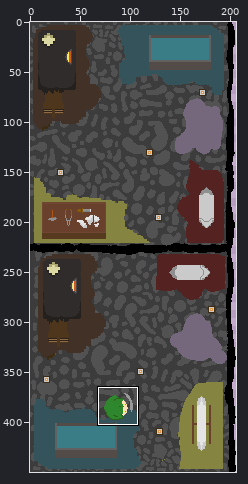
Two versions of one sprite sheet, Assets/Art/castle_full_render.png. The picture above shows the old version from afar; the outline marks the close-up.
Close-up. Before the edit:
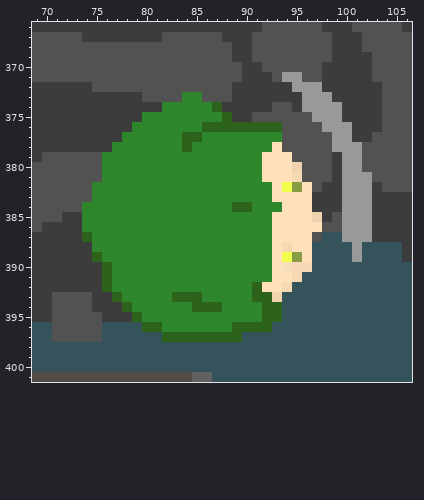
The file is 206x450 pixels. Colours within 5 levels of each other are drawn and written as one. Shown: x 69..106, y 366..401.
The same view after the edit:
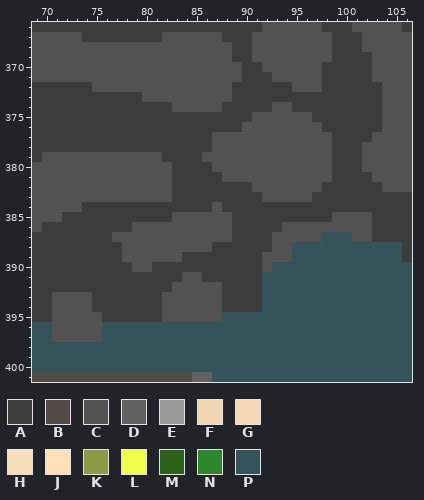
Palette (. is transparent): A #3c3c3c  B #524b48  C #525252  D #626161  E #999999  F #f0d3af  G #f6d9b4  H #f8dfbb  J #ffe0b9  K #899c45  L #f0ff4c  M #2d621a  N #2e872d  P #35535b
Commit: Took player baked sprite off of castle
From old to new:
@@ x 69..106 @@
 370 CCCCCCCCCCCCCCCCCCCCCAACCCCCCAAAAACCCC
-371 CCCCCCCCCCCCCCCCCCCCCAAACEECCAAAAACCCC
-372 AAAAAACCCCCCCCCCCCCCAAAAAAEEEAAAAAACCC
-373 AAAAAAAAAAACCCCNNCCCAAAAAAAEEEAAAAACCC
-374 AAAAAAAAAAAAANNNNNMAAAAACCAEEEEAAAACCC
-375 AAAAAAAAAAANNNNNNNNMAACCCCCCEEEAAAACCC
-376 AAAAAAAAAANNNNNNNMMMMMMMMCCCCEEEAAACCC
-377 AAAAAAAAANNNNNNMMNNNNNNNNCCCCCEEAACCCC
-378 AAAAAAAANNNNNNNMNNNNNNNNJCCCCCEEECCCCC
-379 ACCCCCCNNNNNNNNNNNNNNNNJJJCCCCAEECCCCC
-380 CCCCCCCNNNNNNNNNNNNNNNNJJJFCCCAEECCCCC
-381 CCCCCCCNNNNNNNNNNNNNNNNJJJGCCCAEEECCCC
-382 CCCCCCNNNNNNNNNNNNNNNNNNJLKJCAAEEEACCC
-383 CCCCCCNNNNNNNNNNNNNNNNNNJJJJAAAEEEAAAA
-384 CCCCCNNNNNNNNNNNNNNNMMNNNJJJAAAEEEAAAA
-385 CCCAANNNNNNNNNNNNNNNNNNNJJJJFACEEEAAAA
-386 CAAAANNNNNNNNNNNNNNNNNNNJJJJJCCEEEAAAA
-387 AAAAAMNNNNNNNNNNNNNNNNNNJJJJCPPEEEAAAA
-388 AAAAAANNNNNNNNNNNNNNNNNNJGJJPPPPEPPPPA
-389 AAAAAAMNNNNNNNNNNNNNNNNNJLKJPPPPEPPPPA
-390 AAAAAAAMNNNNNNNNNNNNNNNNJHGGPPPPPPPPPP
-391 AAAAAAAMNNNNNNNNNNNNNNNNJJGPPPPPPPPPPP
-392 AAAAAAAMNNNNNNNNNNNNNNMJJGPPPPPPPPPPPP
-393 AACCCCAAMNNNNNMMMNNNNNMMFPPPPPPPPPPPPP
-394 AACCCCAAAMNNNNNNMMMNNNNMMPPPPPPPPPPPPP
-395 AACCCCCAAAMNNNNNNNNNNNNMMPPPPPPPPPPPPP
-396 PPCCCCCPPPPMMNNNNNNNMMMMPPPPPPPPPPPPPP
-397 PPCCCCCPPPPPPMMMMMMMMPPPPPPPPPPPPPPPPP
+371 CCCCCCCCCCCCCCCCCCCCCAAACCCCCAAAAACCCC
+372 AAAAAACCCCCCCCCCCCCCAAAAAACCCAAAAAACCC
+373 AAAAAAAAAAACCCCCCCCCAAAAAAAAAAAAAAACCC
+374 AAAAAAAAAAAAAACCCCCAAAAACCAAAAAAAAACCC
+375 AAAAAAAAAAAAAAAAAAAAAACCCCCCAAAAAAACCC
+376 AAAAAAAAAAAAAAAAAAAAACCCCCCCCAAAAAACCC
+377 AAAAAAAAAAAAAAAAAACCCCCCCCCCCCAAAACCCC
+378 AAAAAAAAAAAAAAAAAACCCCCCCCCCCCAAACCCCC
+379 ACCCCCCCCCCCCAAAACCCCCCCCCCCCCAAACCCCC
+380 CCCCCCCCCCCCCCAAAACCCCCCCCCCCCAAACCCCC
+381 CCCCCCCCCCCCCCAAAAACCCCCCCCCCCAAAACCCC
+382 CCCCCCCCCCCCCCAAAAAAAACCCCCCCAAAAAACCC
+383 CCCCCCCCCCCCCCAAAAAAAAACCCCCAAAAAAAAAA
+384 CCCCCAAAAAAAAAAAAACAAAAAAAAAAAAAAAAAAA
+385 CCCAAAAAAAAAAACCCCCCAAAAAAAAAACCCCAAAA
+386 CAAAAAAAAACCCCCCCCCCAAAAACCCCCCCCCAAAA
+387 AAAAAAAACCCCCCCCCCCCAAAACCCCCPPPCCAAAA
+388 AAAAAAAAACCCCCCCCCAAAAAACCPPPPPPPPPPPA
+389 AAAAAAAAACCCCCCAAAAAAAACCCPPPPPPPPPPPA
+390 AAAAAAAAAACCAAAAAAAAAAACPPPPPPPPPPPPPP
+391 AAAAAAAAAAAAAAACCAAAAAAPPPPPPPPPPPPPPP
+392 AAAAAAAAAAAAAACCCCCAAAAPPPPPPPPPPPPPPP
+393 AACCCCAAAAAAACCCCCCAAAAPPPPPPPPPPPPPPP
+394 AACCCCAAAAAAACCCCCCAAAAPPPPPPPPPPPPPPP
+395 AACCCCCAAAAAACCCCCCPPPPPPPPPPPPPPPPPPP
+396 PPCCCCCPPPPPPPPPPPPPPPPPPPPPPPPPPPPPPP
+397 PPCCCCCPPPPPPPPPPPPPPPPPPPPPPPPPPPPPPP
 398 PPPPPPPPPPPPPPPPPPPPPPPPPPPPPPPPPPPPPP
Changed places in both close-ups, as pixel boxes (x1, y1, x2, y2):
changed: (82, 72, 372, 342)
